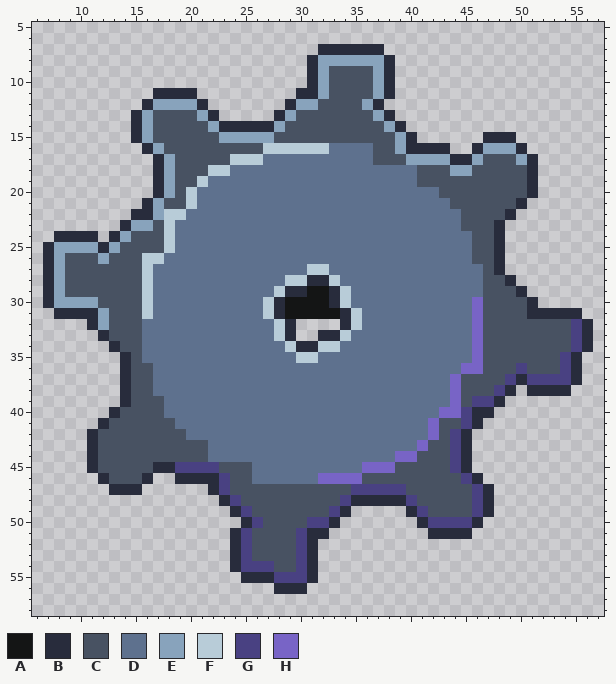
Pixel-art sprite -- Game/Assets/Environment/Gears5.png. The picture above was drawn from the file before the commit.
The file is 64x64 pixels. Colours within 5 levels of each other are drawn and written as one. Shown: x 6..57, y 5..58.
Palette (. is transparent): A #141515  B #282c3c  C #485262  D #5e718e  E #88a3bc  F #b8ccd8  G #494182  H #7864c6
Pixels before, first column x 7:
 7 .........................BBBBBB...................
 8 ........................BEEEEEEB..................
 9 ........................BECCCCEB..................
10 ........................BECCCCEB..................
11 ..........BBBB.........BBECCCCEB..................
12 .........BEEEEB.......BEECCCCEB...................
13 ........BECCCCEB.....BECCCCCCCEB..................
14 ........BECCCCCEBBBBBECCCCCCCCCEB.................
15 ........BECCCCCCEEEEECCCCCCCCCCCEB......BBB.......
16 .........BECCCCCCCCCFFFFFFDDDDCCEBBBB..BEEEB......
17 ..........BECCCCCFFFDDDDDDDDDDCCCEEEEBBECCCEB.....
18 ..........BECCCFFDDDDDDDDDDDDDDDDDCCCEECCCCCB.....
19 ..........BECCFDDDDDDDDDDDDDDDDDDDCCCCCCCCCCB.....
20 ..........BECFDDDDDDDDDDDDDDDDDDDDDDCCCCCCCCB.....
21 .........BECCFDDDDDDDDDDDDDDDDDDDDDDDCCCCCCB......
22 ........BBEFFDDDDDDDDDDDDDDDDDDDDDDDDDCCCCB.......
23 .......BEECFDDDDDDDDDDDDDDDDDDDDDDDDDDCCCB........
24 .BBBB.BECCCFDDDDDDDDDDDDDDDDDDDDDDDDDDDCCB........
25 BEEEEBECCCCFDDDDDDDDDDDDDDDDDDDDDDDDDDDCCB........
26 BECCCECCCFFDDDDDDDDDDDDDDDDDDDDDDDDDDDDCCB........
27 BECCCCCCCFDDDDDDDDDDDDDDFFDDDDDDDDDDDDDDCB........
28 BECCCCCCCFDDDDDDDDDDDDFFBBFDDDDDDDDDDDDDCCB.......
29 BECCCCCCCFDDDDDDDDDDDFBBAABFDDDDDDDDDDDDCCCB......
30 BEEEECCCCFDDDDDDDDDDFBAAAABFDDDDDDDDDDDHCCCCB.....
31 .BBBBECCCFDDDDDDDDDDFBAAAAABFDDDDDDDDDDHCCCCBBBBB.
32 ....BECCCDDDDDDDDDDDDFB....BFDDDDDDDDDDHCCCCCCCCGB
33 .....BCCCDDDDDDDDDDDDFB..BBFDDDDDDDDDDDHCCCCCCCCGB
34 ......BCCDDDDDDDDDDDDDFBBFFDDDDDDDDDDDDHCCCCCCCCGB
35 .......BCDDDDDDDDDDDDDDFFDDDDDDDDDDDDDDHCCCCCCCGB.
36 .......BCCDDDDDDDDDDDDDDDDDDDDDDDDDDDDHHCCCGCCCGB.
37 .......BCCDDDDDDDDDDDDDDDDDDDDDDDDDDDHCCCCGBGGGGB.
38 .......BCCDDDDDDDDDDDDDDDDDDDDDDDDDDDHCCCGB.BBBB..
39 .......BCCCDDDDDDDDDDDDDDDDDDDDDDDDDDHCGGB........
40 ......BCCCCDDDDDDDDDDDDDDDDDDDDDDDDDHHGBB.........
41 .....BCCCCCCDDDDDDDDDDDDDDDDDDDDDDDHCCGB..........
42 ....BCCCCCCCCDDDDDDDDDDDDDDDDDDDDDDHCGB...........
43 ....BCCCCCCCCCCDDDDDDDDDDDDDDDDDDDHCCGB...........
44 ....BCCCCCCCCCCDDDDDDDDDDDDDDDDDHHCCCGB...........
45 ....BCCCCCBBGGGGCCCDDDDDDDDDDHHHCCCCCGB...........
46 .....BCCCB..BBBBGCCDDDDDDHHHHCCCCCCCCCGB..........
47 ......BBB......BGCCCCCCCCCCCGGGGGCCCCCCGB.........
48 ................BGCCCCCCCCCGBBBBBGCCCCCGB.........
49 .................BGCCCCCCCGB.....BGCCCCGB.........
50 ..................BGCCCCGGB.......BGGGGB..........
51 .................BGCCCCGBB.........BBBB...........
52 .................BGCCCCGB.........................
53 .................BGCCCCGB.........................
54 .................BGGGCCGB.........................
55 ..................BBBGGGB.........................
56 .....................BBB..........................
After the commit:
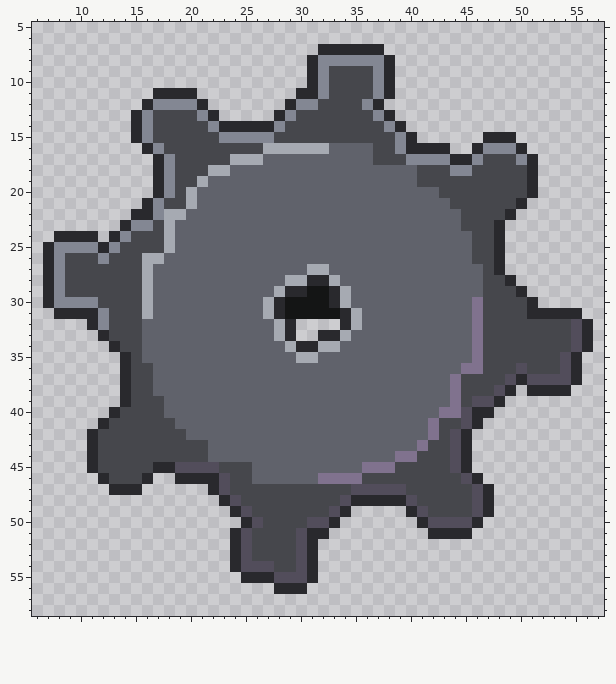
Change:
colour B: #282c3c -> #29292d
colour C: #485262 -> #46474c
colour D: #5e718e -> #60626b
colour E: #88a3bc -> #838793
colour F: #b8ccd8 -> #a6aab2
colour G: #494182 -> #524d5b
colour H: #7864c6 -> #80728e
